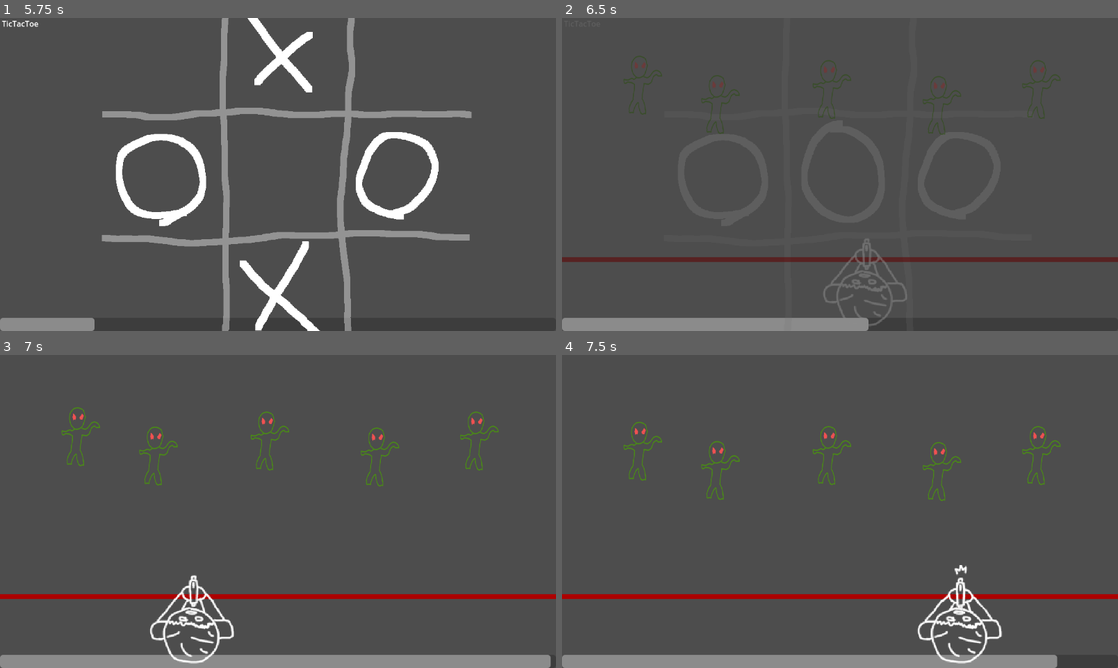
Above: before the commit, frames 1-4 (two rows, left to right).
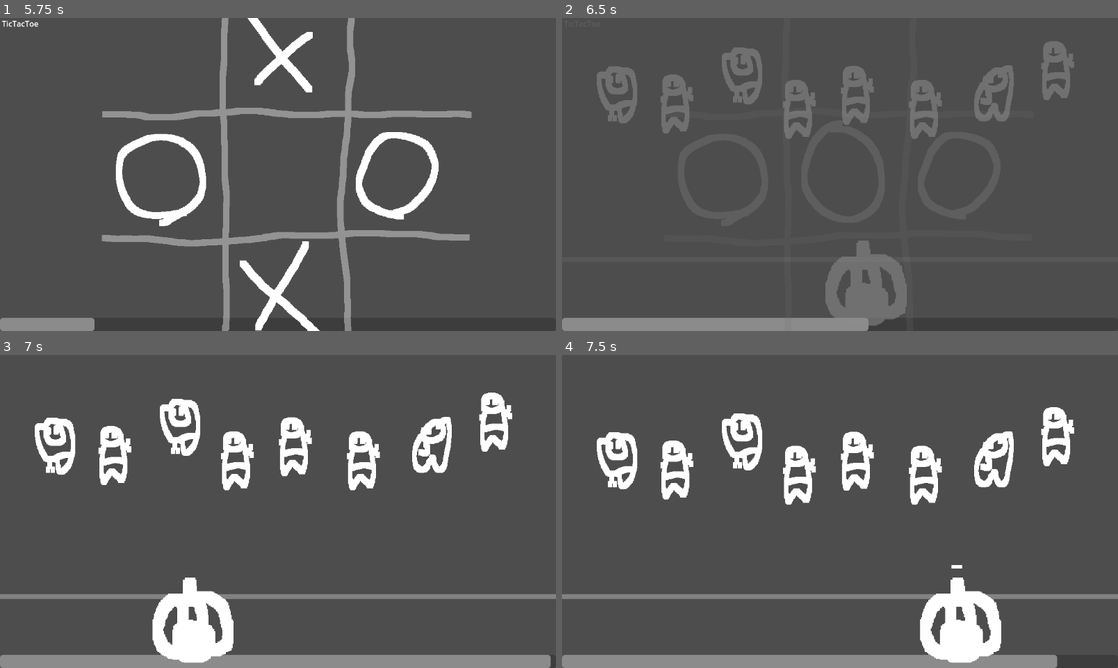
Above: after the commit, the same moments.

Repository: Lipatant/CasualTryhard
Game: Godot game, scene res://src/Scenes/SceneManager.tscn
Same seed, same stepped clock (60 frames per second), same inputs: the game is played once before the commit and once after it.
Inputs (mouse positions are in pixels of both pictures, inside the frame that each line leads up to):
- Up to frame 1 (5.75 s): click "Normal" at 0.5 s; move the mouse to (400, 158) at 1.27 s; click (400, 158) at 1.42 s; move the mouse to (166, 190) at 2.02 s; click (166, 190) at 2.17 s; move the mouse to (333, 105) at 2.77 s; click (333, 105) at 2.92 s; move the mouse to (250, 237) at 3.52 s; click (250, 237) at 3.67 s; move the mouse to (444, 221) at 4.27 s; click (444, 221) at 4.42 s; move the mouse to (111, 127) at 5.02 s; click (111, 127) at 5.17 s
- Up to frame 2 (6.5 s): move the mouse to (867, 174) at 5.77 s; click (867, 174) at 5.92 s
- Up to frame 3 (7 s): move the mouse to (194, 433) at 6.52 s; click (194, 433) at 6.67 s
- Up to frame 4 (7.5 s): move the mouse to (962, 495) at 7.27 s; click (962, 495) at 7.42 s

Frame 1 is identical in both runs. In frame 2, 9.2% of the frame differs, in the area x 0-100%, y 7-99%; in frame 3, 10%; in frame 4, 10%, in the area x 0-100%, y 16-99%.

Commit message:
feat: reworking zombie sprites

Diff:
--- a/src/Games/ZombieHunt.tscn
+++ b/src/Games/ZombieHunt.tscn
@@ -14,30 +14,41 @@
 script = ExtResource("1_560b7")
 zombie_container = NodePath("Node2D/ZombieContainer")
 weapon = NodePath("Node2D/ZombieHuntWeapon")
+rule = 3
+win_on_end = false
 
 [node name="Line2D" type="Line2D" parent="."]
 position = Vector2(0, 500)
 points = PackedVector2Array(0, 0, 1200, 0)
-default_color = Color(0.678431, 0, 0, 1)
+default_color = Color(1, 1, 1, 0.301961)
 
 [node name="Node2D" type="Node2D" parent="."]
 
 [node name="ZombieContainer" type="Node2D" parent="Node2D"]
 
-[node name="Zombie" parent="Node2D/ZombieContainer" instance=ExtResource("2_xovgl")]
-position = Vector2(168, 102)
+[node name="Zombie1" parent="Node2D/ZombieContainer" instance=ExtResource("2_xovgl")]
+position = Vector2(114, 122)
 
 [node name="Zombie2" parent="Node2D/ZombieContainer" instance=ExtResource("2_xovgl")]
-position = Vector2(329, 142)
+position = Vector2(241, 143)
 
 [node name="Zombie3" parent="Node2D/ZombieContainer" instance=ExtResource("2_xovgl")]
-position = Vector2(560, 111)
+position = Vector2(373, 83)
 
 [node name="Zombie4" parent="Node2D/ZombieContainer" instance=ExtResource("2_xovgl")]
-position = Vector2(788, 144)
+position = Vector2(495, 154)
 
 [node name="Zombie5" parent="Node2D/ZombieContainer" instance=ExtResource("2_xovgl")]
-position = Vector2(994, 111)
+position = Vector2(615, 125)
+
+[node name="Zombie6" parent="Node2D/ZombieContainer" instance=ExtResource("2_xovgl")]
+position = Vector2(756, 154)
+
+[node name="Zombie7" parent="Node2D/ZombieContainer" instance=ExtResource("2_xovgl")]
+position = Vector2(892, 122)
+
+[node name="Zombie8" parent="Node2D/ZombieContainer" instance=ExtResource("2_xovgl")]
+position = Vector2(1030, 74)
 
 [node name="ZombieHuntWeapon" parent="Node2D" instance=ExtResource("3_gsasw")]
 position = Vector2(101, 545)
--- a/src/Games/ZombieHunt/ZombieHuntZombie.gd
+++ b/src/Games/ZombieHunt/ZombieHuntZombie.gd
@@ -2,9 +2,13 @@
 class_name ZombieHuntZombie
 
 @export var collision_shape : CollisionShape2D
+@export var sprite : Sprite2D
 
 var game : Game
 var die : bool = false
+
+func _ready() -> void:
+	if sprite: sprite.frame = randi() % (sprite.hframes * sprite.vframes)
 
 func kill():
 	queue_free()
--- a/src/Games/ZombieHunt/ZombieHuntZombie.tscn
+++ b/src/Games/ZombieHunt/ZombieHuntZombie.tscn
@@ -6,13 +6,15 @@
 [sub_resource type="RectangleShape2D" id="RectangleShape2D_a16a2"]
 size = Vector2(85, 124)
 
-[node name="Zombie" type="Area2D" node_paths=PackedStringArray("collision_shape")]
+[node name="Zombie" type="Area2D" node_paths=PackedStringArray("collision_shape", "sprite")]
 script = ExtResource("1_gjc2g")
 collision_shape = NodePath("CollisionShape2D")
+sprite = NodePath("Sprite2D")
 
 [node name="Sprite2D" type="Sprite2D" parent="."]
 scale = Vector2(0.692, 1)
 texture = ExtResource("2_v3wnc")
+hframes = 4
 
 [node name="CollisionShape2D" type="CollisionShape2D" parent="."]
 position = Vector2(-1.5, 2)
Binary file changed: graphic/ZombieHunt/Zombie.png
Binary file changed: graphic/ZombieHunt/weapon1.png
Binary file changed: graphic/ZombieHunt/weapon2.png
